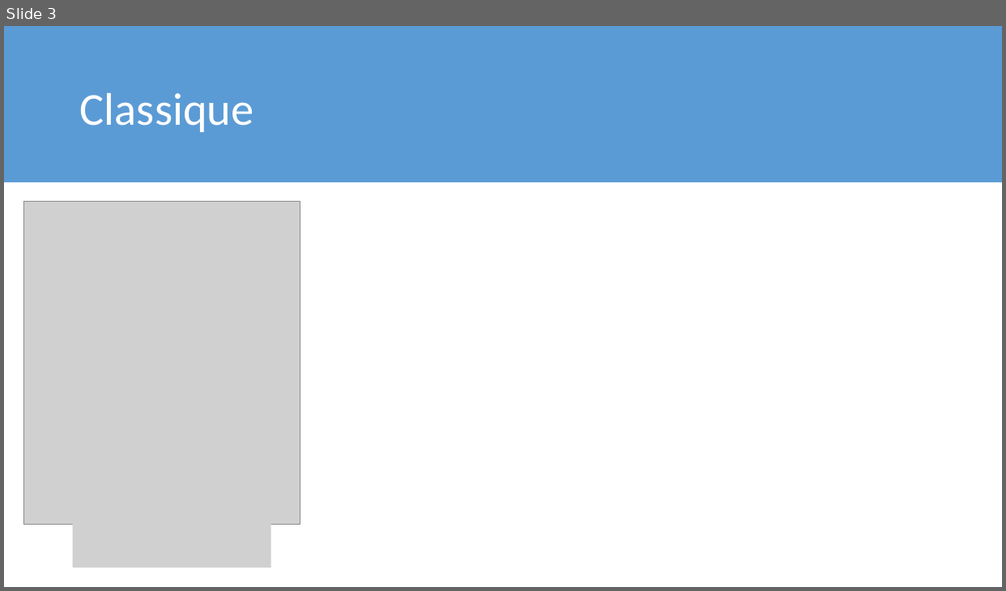
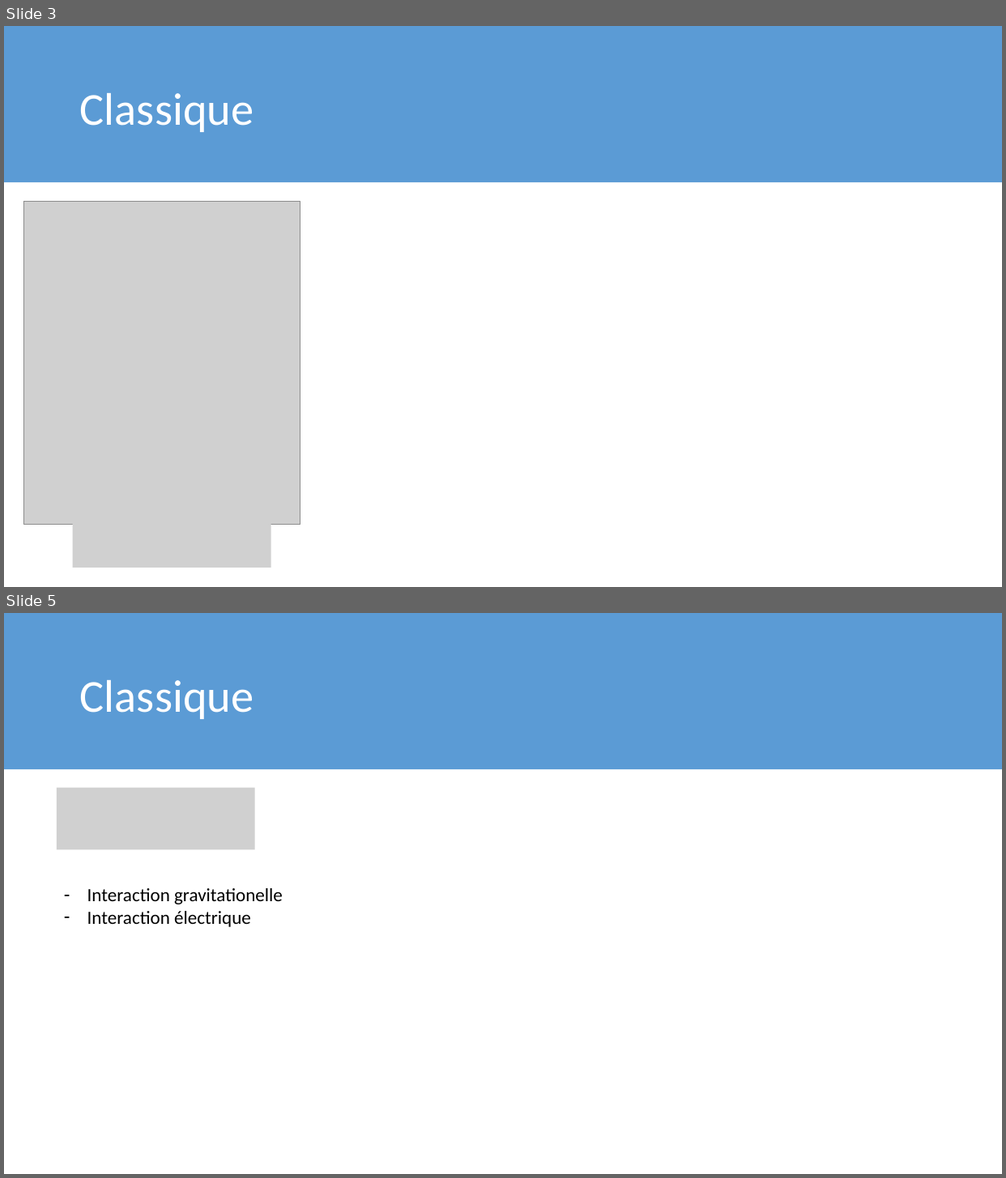
Before and after one commit to meitnerium/theochem, a slide deck: FR/1_Introduction/Introduction.pptx. Shown one above the other, each under a label of ours: slide 3 before the commit, slides 3 and 5 after it; the slides between them are not shown. The pictures are 1006x591 and 1006x1178 pixels, drawn with LibreOffice and Linux fonts; fonts in the diff are those of the drawing; grey boxes stand for pictures. Boxes give left, top, right and bottom in pixels: in the first picture for what was removed or moved away, otherwise in the second. Text is boxed around its words. In the diff, an @@ line names an element or a change of style, - is before the commit and + after.

```diff
--- a/FR/1_Introduction/Introduction.pptx
+++ b/FR/1_Introduction/Introduction.pptx
@@ slide 5 added at <box>4,613,1002,1174</box>, background #FFFFFF @@
@@ rectangle added at <box>4,613,1002,769</box>, fill #5B9BD5 @@
@@ text added at <box>80,680,253,719</box>, 44 pt, text #FFFFFF @@
+Classique
@@ picture added at <box>57,787,255,850</box> @@
@@ text added at <box>87,888,283,927</box>, 18 pt, text #000000 @@
+– Interaction gravitationelle
+– Interaction électrique
```
Also in this commit, not shown: 4 slides changed, 4 other slides added, 1 slide removed, 6 other files.
